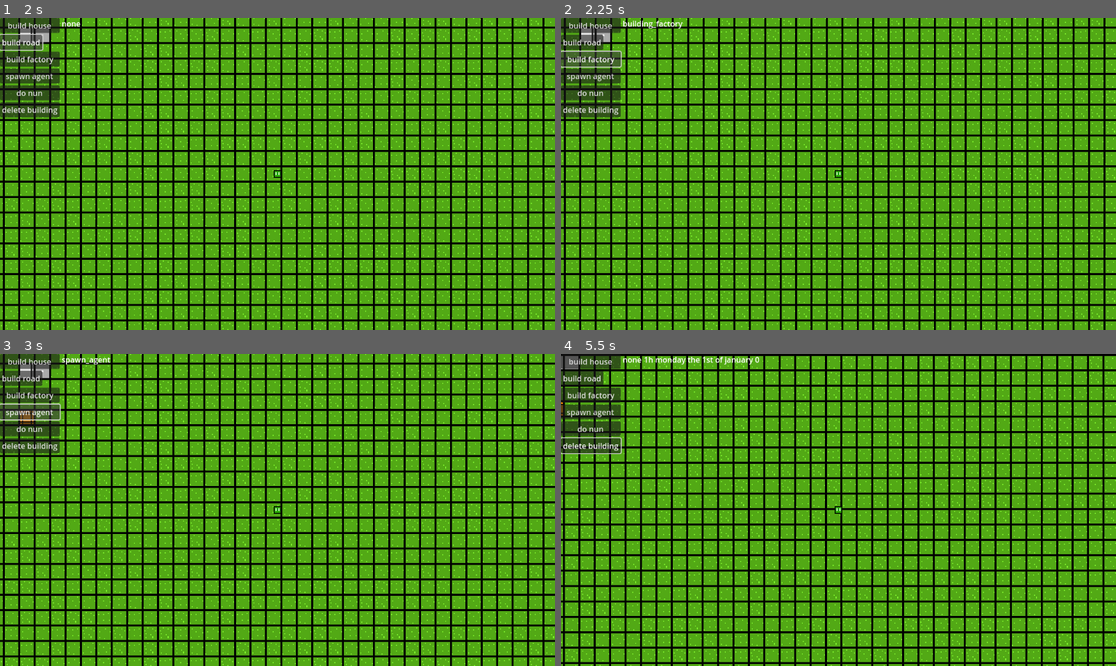
Above: before the commit, frames 1-4 (two rows, left to right).
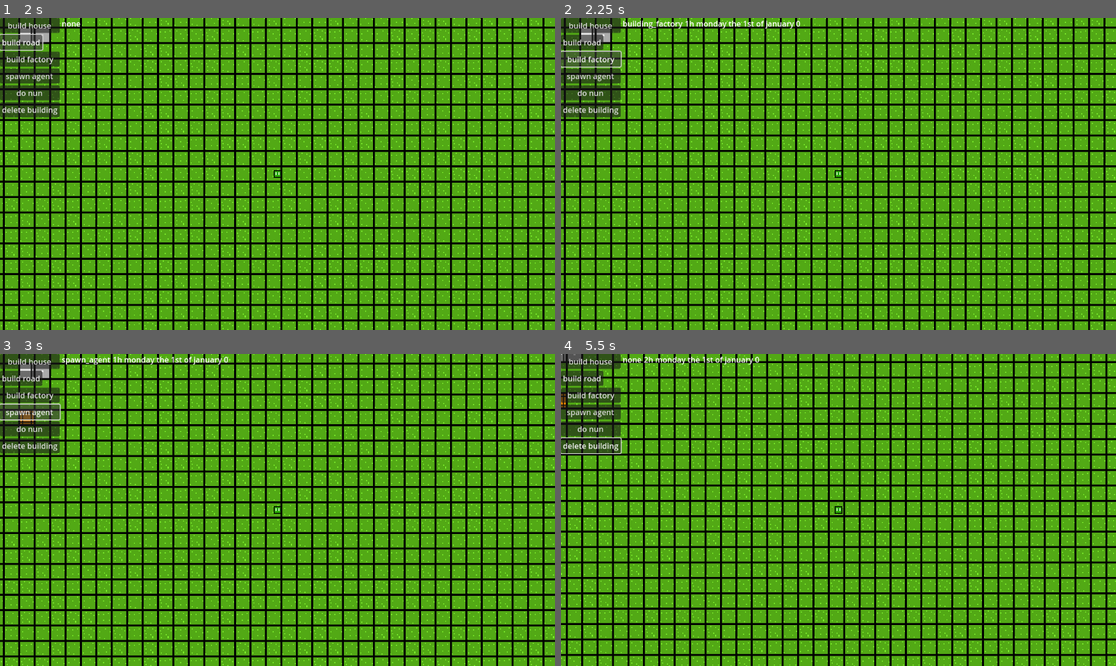
Above: after the commit, the same moments.

Repository: l0n3ly80y/jeu_de_gestion
Game: Godot game, scene res://main.tscn
The game is run twice, just before and just after one commit, with the same random seed, the same clock (stepped at 60 frames per second) and the same inputs.
Inputs (mouse positions are in pixels of both pictures, inside the frame that each line leads up to):
- Up to frame 1 (2 s): click "build house" at 0.5 s; click "build road" at 1.25 s
- Up to frame 2 (2.25 s): click "build factory" at 2 s
- Up to frame 3 (3 s): click "spawn agent" at 2.75 s
- Up to frame 4 (5.5 s): click "do nun" at 3.5 s; tap Enter at 4.25 s; move the mouse to (588, 403) at 4.27 s; hold Right (ui_right) 4.28-5.03 s; tap I at 4.35 s; click (588, 403) at 4.42 s; move the mouse to (727, 525) at 5.02 s; hold Down (ui_down) from 5.03 s (still down); tap M at 5.1 s; click (727, 525) at 5.17 s

Frame 1 is identical in both runs. In frame 2, 0.2% of the frame differs, in the area x 22-44%, y 0-4%; in frame 3, 0.2%; in frame 4, 52%, in the area x 0-100%, y 0-100%.

Commit message:
advancements
resolved deletion building bug and started pathfinding things, added backgrounds for future menu, updated roadmap

Diff:
--- a/testing1/building_grid.gd
+++ b/testing1/building_grid.gd
@@ -28,7 +28,8 @@
 #
 func delete_building(coords,layout):
 	var element=layout[coords.x][coords.y]
-	if element["type"]=="house" or element["type"]=="house":
+	if element["type"]=="house" or element["type"]=="factory":
+		print("element to delete id:"+str(element["id"]))
 		manager.remove_building(element["type"],element["id"])
 	layout[coords.x][coords.y]={
 				"type":"grass",
@@ -37,9 +38,6 @@
 				"id":0,
 				"connections":"none"
 	}
-
-
-
 
 
 #path to build road
@@ -59,7 +57,10 @@
 			"type":workplace["type"],
 			"id":workplace['id'],
 		}
-
+	for x in layout.size():
+		for y in layout[0].size():
+			if layout[x][y]["type"]=="road":
+				place_road(Vector2(x,y),layout,0)
 func set_layout_on_tilemap(layout):
 	for x in grid.size():
 		for y in grid.size():
--- a/testing1/main.gd
+++ b/testing1/main.gd
@@ -8,6 +8,7 @@
 var houses=[]
 #workplaces
 var workplaces=[]
+const workplace_types=["factory"]
 #agents database
 var agents=[]
 #time management
@@ -114,7 +115,7 @@
 			elif cursor_state=="building_factory":
 				create_workplace(building_grid.mouse_tile_map_pos,workplaces)
 			elif cursor_state=="delete_building":
-				pass
+				building_grid.delete_building(building_grid.mouse_tile_map_pos,building_grid.grid)
 				cursor_state="none"
 
 	elif event is InputEventKey:
@@ -128,8 +129,13 @@
 
 func remove_building(type:String,id:int):
 	if type=="house":
-		houses
-
+		var index_of_building=get_element_index(id,houses)
+		houses.remove_at(index_of_building)
+	elif type in workplace_types:
+		var index_of_building=get_element_index(id,workplaces)
+
+		workplaces.remove_at(index_of_building)
+	update_agents()
 func _on_road_button_pressed():
 	if cursor_state=="none":
 		cursor_state="building_road_begin"
@@ -166,7 +172,7 @@
 func _on_timer_timeout():
 	date["hour"]+=1
 	if date["hour"]>=24:
-		update_day_state()
+		update_agents()
 		date["hour"]=0
 		date["day"]+=1
 		if date["weekday"]<6:
@@ -181,7 +187,7 @@
 				date["year"]+=1
 	date_label.text=get_date_string(date)
 
-func update_day_state():
+func update_agents():
 	for agent in agents:
 		agent["object"].update_workplace(workplaces)
 		agent["object"].update_domicile(houses)
@@ -191,3 +197,23 @@
 		if table[element_index]["id"]==id:
 			return element_index
 	return -1
+func get_nearest_houses(table,coords:Vector2):#returns the houses list but sorted from shortest to longest distance from coords
+	var distance_min=INF
+	var distance_to_house=0
+	var unsorted_houses=table.duplicate()
+	var nearest_houses=[]
+	var minimum_index=0
+	for i in unsorted_houses.size():
+		distance_min=INF
+		minimum_index=0
+		for j in unsorted_houses.size():
+			distance_to_house=distance(unsorted_houses[i]["coords"],coords)
+			if distance_to_house<distance_min:
+				distance_min=distance_to_house
+				minimum_index=j
+		nearest_houses.append(unsorted_houses[minimum_index])
+		unsorted_houses.remove_at(minimum_index)
+#a tester<
+
+func distance(a:Vector2,b:Vector2):
+	return sqrt((a.x-b.x)**2+(a.y-b.y)**2)
--- a/testing1/main.tscn
+++ b/testing1/main.tscn
@@ -326,7 +326,7 @@
 sources/4 = SubResource("TileSetAtlasSource_56hif")
 
 [sub_resource type="RectangleShape2D" id="RectangleShape2D_2nduu"]
-size = Vector2(126, 207)
+size = Vector2(133, 217.5)
 
 [node name="manager" type="Node2D"]
 script = ExtResource("1_l5bp7")
@@ -392,12 +392,14 @@
 [node name="UI_zone" type="Area2D" parent="player/Camera2D/UI"]
 
 [node name="CollisionShape2D" type="CollisionShape2D" parent="player/Camera2D/UI/UI_zone"]
-position = Vector2(62, 103)
+position = Vector2(65.5, 108.25)
 shape = SubResource("RectangleShape2D_2nduu")
 
 [node name="main_clock" type="Timer" parent="."]
-wait_time = 3.0
+wait_time = 2.0
 autostart = true
+
+[node name="NavigationLink2D" type="NavigationLink2D" parent="."]
 
 [connection signal="pressed" from="player/Camera2D/UI/HBoxContainer/VBoxContainer/house_button" to="." method="_on_house_button_pressed"]
 [connection signal="pressed" from="player/Camera2D/UI/HBoxContainer/VBoxContainer/road_button" to="." method="_on_road_button_pressed"]
--- a/testing1/scenes/agent.gd
+++ b/testing1/scenes/agent.gd
@@ -70,15 +70,16 @@
 			return 0
 
 func update_workplace(workplace_table):
-	if workplace_coords==Vector2(0,0) or manager.get_element_index(domicile,workplace_table)==-1:#if no workplace or worplace deleted
+	if workplace_coords==Vector2(0,0) or manager.get_element_index(workplace,manager.workplaces)==-1:#if no workplace or worplace deleted
 		print("new work")
 		define_workplace(workplace_table)
 func update_domicile(houses_table):
-	if domicile_coords==Vector2(0,0) or manager.get_element_index(domicile,houses_table)==-1:
+	if domicile_coords==Vector2(0,0) or manager.get_element_index(domicile,manager.houses)==-1:
 		define_domicile(houses_table)
 
 
 func _ready():
+	define_workplace(manager.workplaces)
 	define_domicile(manager.houses)
-	define_workplace(manager.workplaces)
+
 	animated_sprite_2d.frame=randi_range(0,3)
--- a/testing1/scenes/player.gd
+++ b/testing1/scenes/player.gd
@@ -9,14 +9,23 @@
 func _physics_process(delta):
 	velocity=dir*speed
 	move_and_slide()
-func _input(event):
+	var is_moving_horizontal=false
+	var is_moving_vertical=false
+	if Input.is_action_pressed("ui_down"):
+		dir.y=2
+		is_moving_vertical=true
+	elif Input.is_action_pressed("ui_up"):
+		dir.y=-2
+		is_moving_vertical=true
 
-	if event is InputEventKey:
-		if event.pressed and event.keycode==KEY_UP and dir.y>-2:
-			dir.y-=1
-		elif event.keycode==KEY_DOWN and dir.y<2:
-			dir.y+=1
-		elif event.keycode==KEY_RIGHT and dir.x<2:
-			dir.x+=1
-		elif event.keycode==KEY_LEFT and dir.x>-2:
-			dir.x-=1
+	if Input.is_action_pressed("ui_left"):
+		dir.x=-2
+		is_moving_horizontal=true
+
+	elif Input.is_action_pressed("ui_right"):
+		dir.x=2
+		is_moving_horizontal=true
+	if !is_moving_vertical:
+		dir.y=0
+	if !is_moving_horizontal:
+		dir.x=0
Binary file added: testing1/backgrounds/_0bba3e44-e191-492f-9064-fa2a732e9653.jpeg
Not shown, added: testing1/backgrounds/_0bba3e44-e191-492f-9064-fa2a732e9653.jpeg.import
Binary file added: testing1/backgrounds/_363679de-1edd-4de1-a6bf-ddc7dc905760.jpeg
Not shown, added: testing1/backgrounds/_363679de-1edd-4de1-a6bf-ddc7dc905760.jpeg.import
Binary file added: testing1/backgrounds/_3731d88f-c29c-4ea3-8485-ec14379fe578.jpeg
Not shown, added: testing1/backgrounds/_3731d88f-c29c-4ea3-8485-ec14379fe578.jpeg.import
Binary file added: testing1/backgrounds/_69ccf103-5f2c-4150-a4b5-4858c16a77c9.jpeg
Not shown, added: testing1/backgrounds/_69ccf103-5f2c-4150-a4b5-4858c16a77c9.jpeg.import
Not shown, changed: .~lock.roadmap.odg#
Not shown, changed: roadmap.odg
